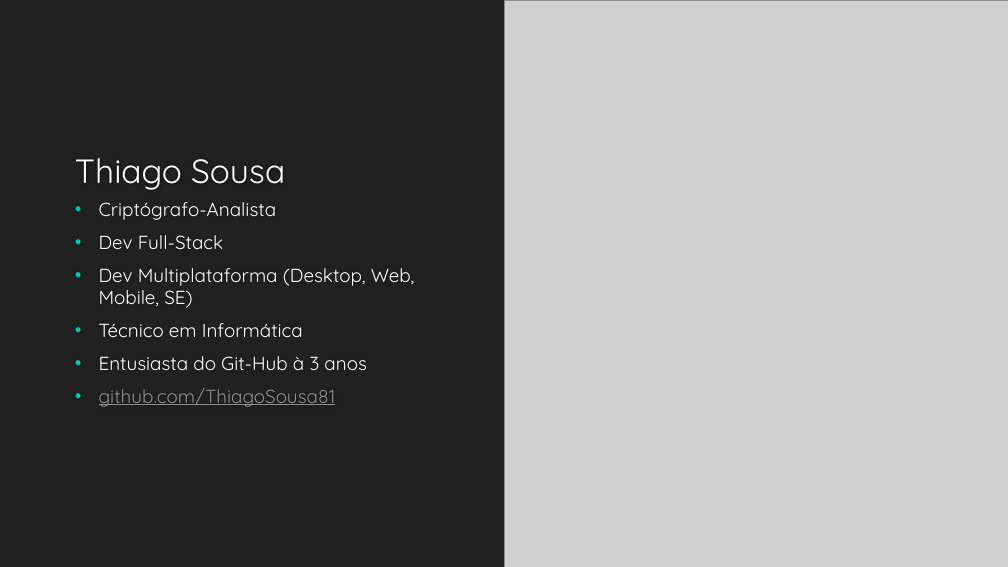
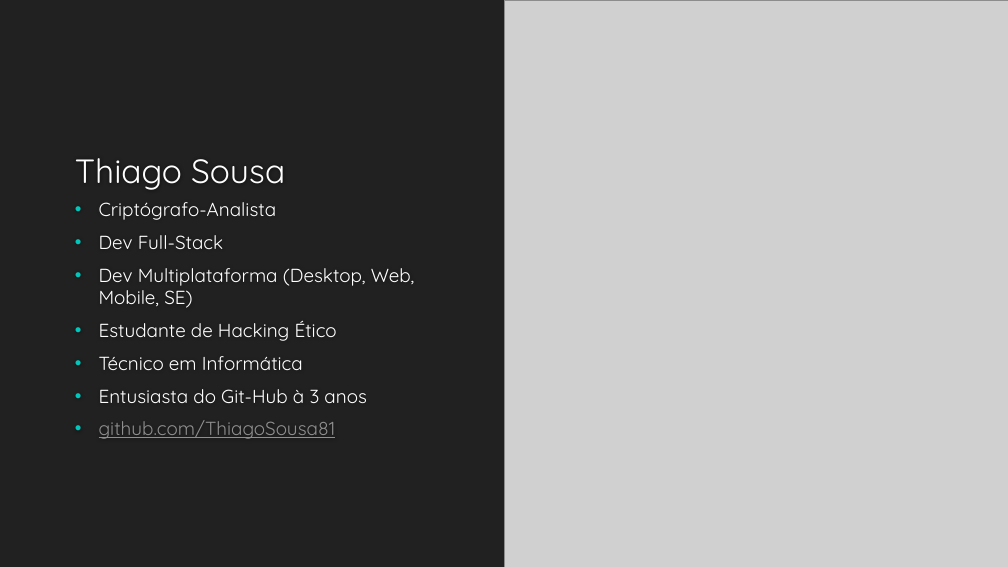
Before and after one commit to RecodeJr/GitHub-Professional, a slide deck: slide 2 of Git-GitHub/Git & Git-Hub – Aprimorando o conhecimento.pptx. Drawn at 1008x567 pixels with LibreOffice and Linux fonts; fonts in the diff are those of the drawing; grey boxes stand for pictures. Boxes give left, top, right and bottom in pixels: in the first picture for what was removed or moved away, otherwise in the second. Text is boxed around its words. In the diff, an @@ line names an element or a change of style, - is before the commit and + after.

```diff
--- a/Git-GitHub/Git & Git-Hub – Aprimorando o conhecimento.pptx
+++ b/Git-GitHub/Git & Git-Hub – Aprimorando o conhecimento.pptx
@@ text at (99, 321, 337, 341): paragraph added @@
+• Estudante de Hacking Ético
```
Also in this commit, not shown: 3 other slides changed, 1 slide added, 1 other file.
